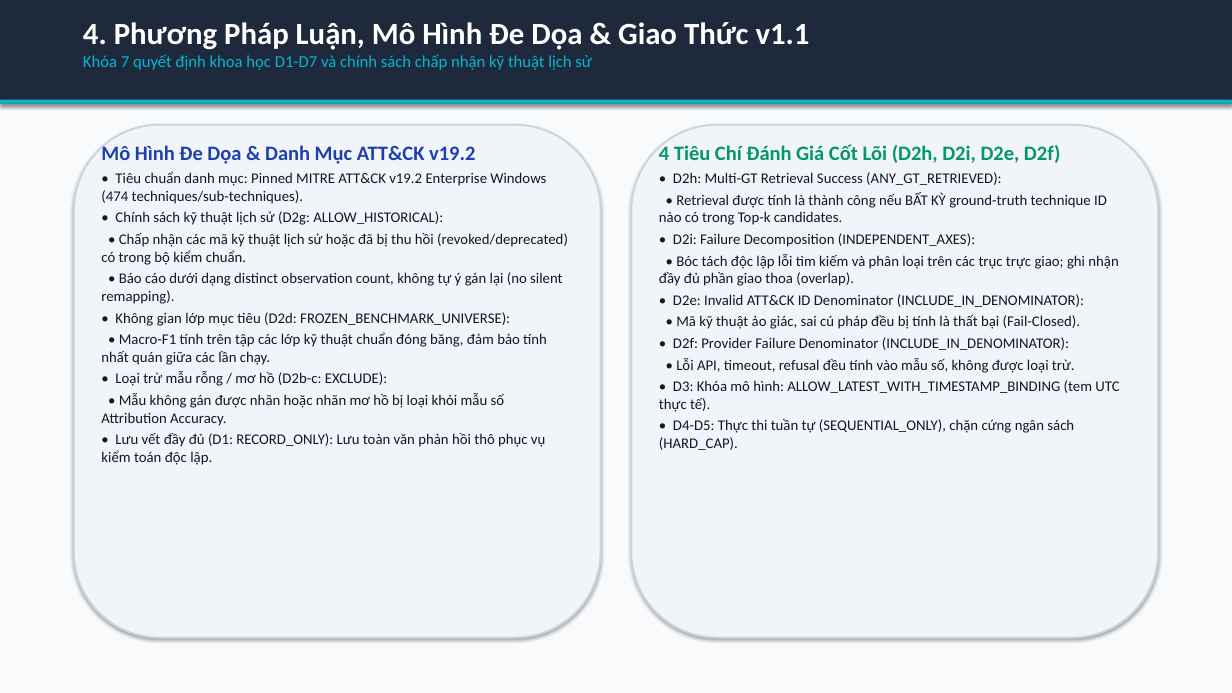
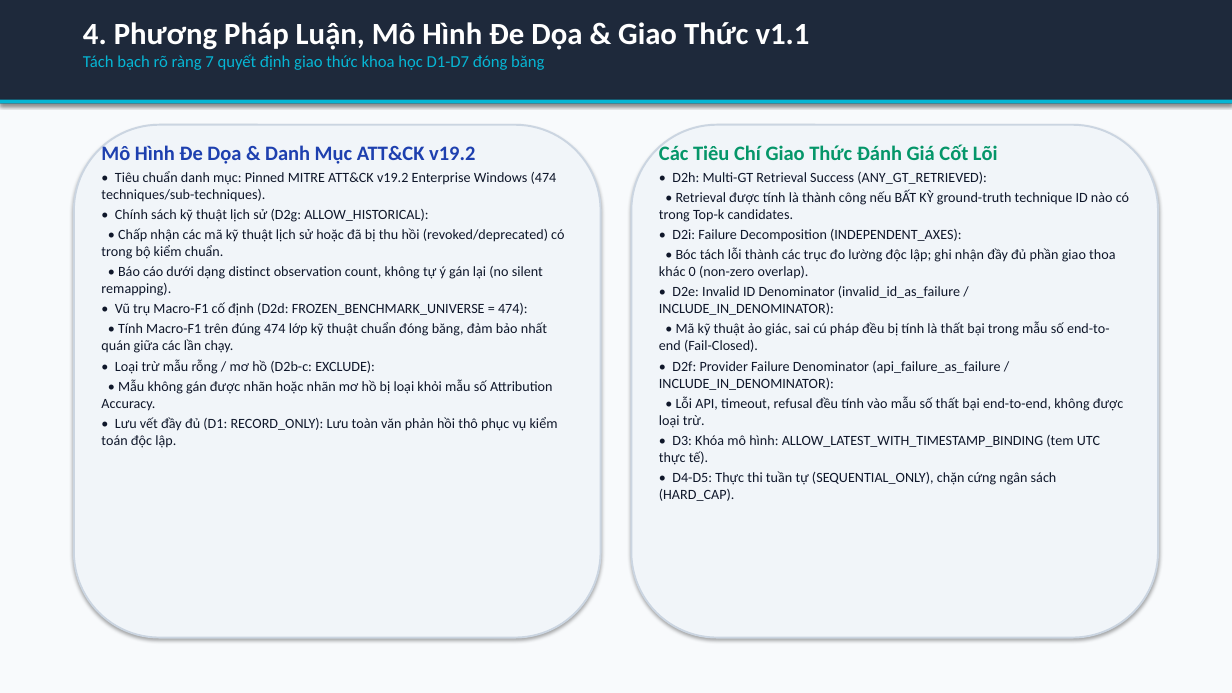
Before and after one commit to habachcp6/RAG2ATTCK, a slide deck: slide 5 of docs/presentation/slides.pptx. Drawn at 1232x693 pixels with LibreOffice and Linux fonts; fonts in the diff are those of the drawing. Boxes give left, top, right and bottom in pixels: in the first picture for what was removed or moved away, otherwise in the second. Text is boxed around its words. In the diff, an @@ line names an element or a change of style, - is before the commit and + after.

```diff
--- a/docs/presentation/slides.pptx
+++ b/docs/presentation/slides.pptx
@@ text at box(83, 54, 544, 70): text changed @@
-Khóa 7 quyết định khoa học D1-D7 và chính sách chấp nhận kỹ thuật lịch sử
+Tách bạch rõ ràng 7 quyết định giao thức khoa học D1-D7 đóng băng
@@ text at box(659, 144, 998, 160): text changed @@
-4 Tiêu Chí Đánh Giá Cốt Lõi (D2h, D2i, D2e, D2f)
+Các Tiêu Chí Giao Thức Đánh Giá Cốt Lõi
@@ text at box(101, 171, 564, 448): size 11.5 to 11 pt in "• Tiêu chuẩn danh mục: Pinned MITRE ...", "• Chính sách kỹ thuật lịch sử ...", "• Chấp nhận các mã kỹ thuật ...", "• Báo cáo dưới dạng distinct observation ..." and 3 more places @@
@@ text at box(659, 172, 1129, 501): size 11.5 to 11 pt in "• D2h: Multi-GT Retrieval Success (ANY_GT_RETRIEVED):", "• Retrieval được tính là thành công ...", "• D2i: Failure Decomposition (INDEPENDENT_AXES):", "• D3: Khóa mô hình: ALLOW_LATEST_WITH_TIMESTAMP_BINDING (tem ..." and 1 more places @@
@@ text at box(659, 247, 1123, 428): text changed; size 11.5 to 11 pt @@
-• Bóc tách độc lập lỗi tìm kiếm và phân loại trên các trục trực giao; ghi nhận đầy đủ phần giao thoa (overlap).
-• D2e: Invalid ATT&CK ID Denominator (INCLUDE_IN_DENOMINATOR):
-• Mã kỹ thuật ảo giác, sai cú pháp đều bị tính là thất bại (Fail-Closed).
-• D2f: Provider Failure Denominator (INCLUDE_IN_DENOMINATOR):
-• Lỗi API, timeout, refusal đều tính vào mẫu số, không được loại trừ.
+• Bóc tách lỗi thành các trục đo lường độc lập; ghi nhận đầy đủ phần giao thoa khác 0 (non-zero overlap).
+• D2e: Invalid ID Denominator (invalid_id_as_failure / INCLUDE_IN_DENOMINATOR):
+• Mã kỹ thuật ảo giác, sai cú pháp đều bị tính là thất bại trong mẫu số end-to-end (Fail-Closed).
+• D2f: Provider Failure Denominator (api_failure_as_failure / INCLUDE_IN_DENOMINATOR):
+• Lỗi API, timeout, refusal đều tính vào mẫu số thất bại end-to-end, không được loại trừ.
@@ text at box(101, 302, 547, 353): text changed; size 11.5 to 11 pt @@
-• Không gian lớp mục tiêu (D2d: FROZEN_BENCHMARK_UNIVERSE):
-• Macro-F1 tính trên tập các lớp kỹ thuật chuẩn đóng băng, đảm bảo tính nhất quán giữa các lần chạy.
+• Vũ trụ Macro-F1 cố định (D2d: FROZEN_BENCHMARK_UNIVERSE = 474):
+• Tính Macro-F1 trên đúng 474 lớp kỹ thuật chuẩn đóng băng, đảm bảo nhất quán giữa các lần chạy.
```
Also in this commit, not shown: 8 other slides changed, 7 other files.
